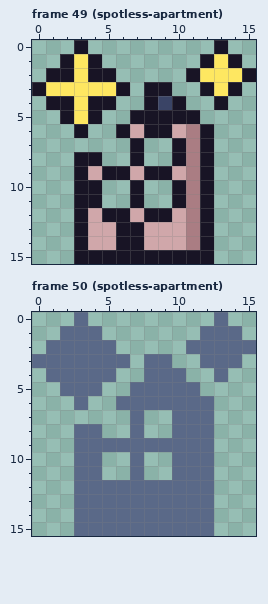
A pixel-art file gets an edit: art/ui/icon-achievement.aseprite. That is the earlier state.
16x16 pixels, 52 frames. Shown: frame 49 (spotless-apartment), frame 50 (spotless-apartment).
New version:
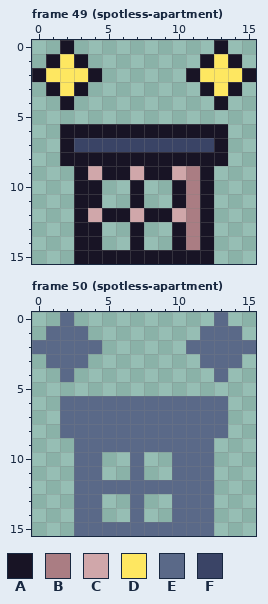
Palette (. is transparent): A #181425  B #aa7d83  C #d0a7aa  D #fee761  E #5a6988  F #3a4466
From the commit log: Build the spotless apartment icon
What changed:
--- frame 49 (spotless-apartment)
@@ x 0..15 @@
- 0 ...A.........A..
- 1 ..ADA.......ADA.
- 2 .AADAA.....ADDDA
- 3 ADDDDDA.AA..ADA.
- 4 .AADAA..AFA..A..
- 5 ..ADA..AAAAA....
- 6 ...A..ACAACBA...
- 7 .......A..ABA...
- 8 ...AA..A..ABA...
+ 0 ..A..........A..
+ 1 .ADA........ADA.
+ 2 ADDDA......ADDDA
+ 3 .ADA........ADA.
+ 4 ..A..........A..
+ 5 ................
+ 6 ..AAAAAAAAAAAA..
+ 7 ..AFFFFFFFFFFA..
+ 8 ..AAAAAAAAAAAA..
  9 ...ACAACAACBA...
@@ x 2..12 @@
 12 .ACAACAACBA
-13 .ACCAACCCBA
-14 .ACCAACCCBA
+13 .AA..A..ABA
+14 .AA..A..ABA
 15 .AAAAAAAAAA
--- frame 50 (spotless-apartment)
@@ x 0..15 @@
- 0 ...E.........E..
- 1 ..EEE.......EEE.
- 2 .EEEEE.....EEEEE
- 3 EEEEEEE.EE..EEE.
- 4 .EEEEE..EEE..E..
- 5 ..EEE..EEEEE....
- 6 ...E..EEEEEEE...
- 7 .......E..EEE...
- 8 ...EE..E..EEE...
+ 0 ..E..........E..
+ 1 .EEE........EEE.
+ 2 EEEEE......EEEEE
+ 3 .EEE........EEE.
+ 4 ..E..........E..
+ 5 ................
+ 6 ..EEEEEEEEEEEE..
+ 7 ..EEEEEEEEEEEE..
+ 8 ..EEEEEEEEEEEE..
  9 ...EEEEEEEEEE...
@@ x 3..11 @@
 12 EEEEEEEEE
-13 EEEEEEEEE
-14 EEEEEEEEE
+13 EE..E..EE
+14 EE..E..EE
 15 EEEEEEEEE
Changed places in both pictures, as pixel boxes (x1, y1, x2, y2):
changed: (32, 40, 228, 166)
changed: (88, 222, 186, 250)
changed: (32, 312, 228, 438)
erased: (102, 494, 172, 522)
